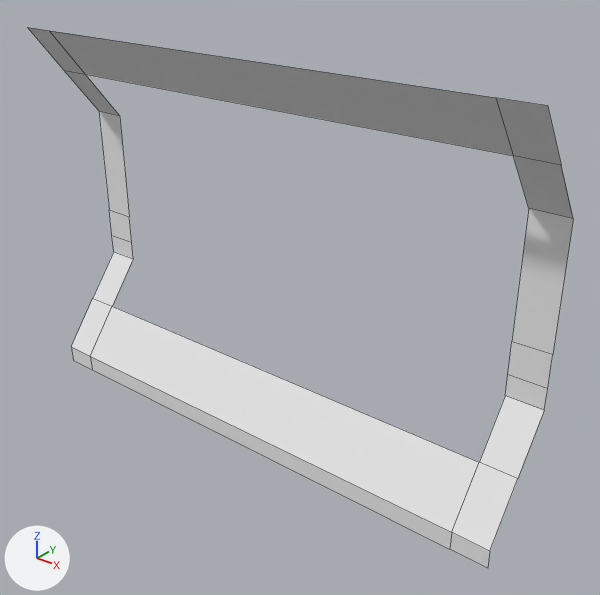
Before and after pictures for a commit that changed the OBJ model art/3D_Env/3D_Assets/3D_Models/Env_Models/3_WareHouse/WallBaseWindowWareHouse.obj.
The view is the same before and after, from a camera (50 mm lens) standing at (5.26, -3.05, 5.41) and looking at (0.4, 3.02, 1.65). The lights are fixed; the arrows at lower left show +X, +Y and +Z. The first picture is the older version. Mesh edges are drawn as thin lines. Where no turn or scale is listed for an object, it has been applied to the vertices.

Names of what the first picture shows: 'WallBaseWindowWareHouse'.
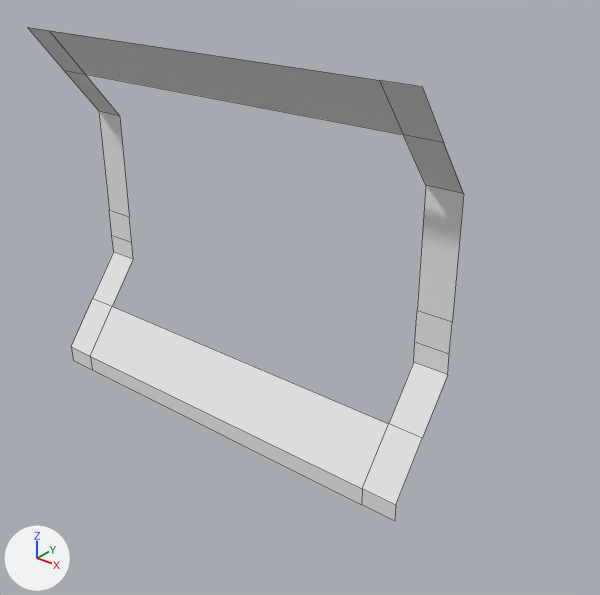
The newer file is also turned or shifted as a whole; pictures and numbers use the older file's frame.

What differs and where, as boxes (x1, y1, x2, y2) in the pictures (600 x 595 px; the box of a moved part takes in the faces that stretch with it):
'WallBaseWindowWareHouse', reshaped (20% narrower, 9% shorter): before (28, 27, 573, 568); after (28, 27, 464, 521)
part 1 of me_wallbasewindowwarehouse, moved or reshaped: before (358, 80, 573, 568); after (358, 80, 464, 521)

The change, as a diff of the scene's bpy script:
```diff
--- a/art/3D_Env/3D_Assets/3D_Models/Env_Models/3_WareHouse/WallBaseWindowWareHouse.obj.py
+++ b/art/3D_Env/3D_Assets/3D_Models/Env_Models/3_WareHouse/WallBaseWindowWareHouse.obj.py
@@ me_wallbasewindowwarehouse @@
 # used by ob_wallbasewindowwarehouse; location = (0.0, 0.0, 0.0)
-me_wallbasewindowwarehouse.from_pydata(...)  # 36 vertices, 19 faces; spans x -3.0..3.0, y 2.5..3.34, z -0.1..4.1
+me_wallbasewindowwarehouse.from_pydata(...)  # 36 vertices, 19 faces; spans x -3.0..2.0, y 2.5..3.34, z -0.1..4.1
+# me_wallbasewindowwarehouse part 1: all 18 vertices in x 2.61..3.0, y 2.5..3.34, z -0.1..4.1 are moved by (-1.0, 0.0, 0.0)
 me_wallbasewindowwarehouse.materials.append(mat_m_wallwarehouse)
```
